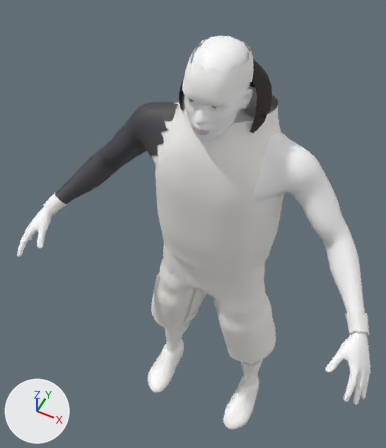
Before and after pictures for a commit that changed the glTF model ballast-site/sim/assets/player.glb.
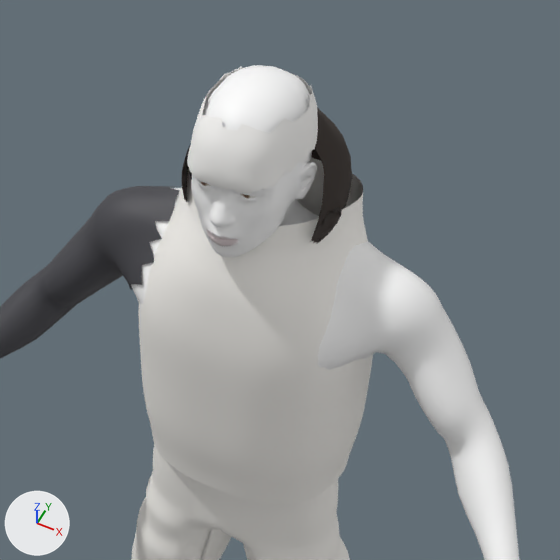
Each version appears first whole from a camera (50 mm lens) standing at (0.507, -1.227, 2.652) and looking at (-0.102, -0.008, 1.129), and next in a close-up on the part from 21% to 100% of the width and 0% to 68% of the height. The axes (+X, +Y, +Z) are drawn at lower left. The lights are the same throughout. The first two pictures are the older version. Both versions are drawn at full value of the shape key 'Asian' of 'HairFro'; the numbers are the values there. Vertices at exactly the same position are counted once.

Script lines for the objects in view, before the commit:
```python
me_hairfro = bpy.data.meshes.new('HairFro')
me_hairfro.from_pydata(...)  # 921 vertices, 1724 faces; spans x -0.131..0.136, y -0.107..0.134, z 1.642..1.861
me_hairfro.materials.append(mat_hairfro)  # dark grey #38302c
me_headband = bpy.data.meshes.new('Headband')
me_headband.from_pydata(...)  # 432 vertices, 692 faces; spans x -0.087..0.087, y -0.172..0.061, z 1.815..1.906
me_headband.materials.append(mat_headband)  # white #fcfaf8
me_shorts = bpy.data.meshes.new('Shorts')
me_shorts.from_pydata(...)  # 4665 vertices, 9176 faces; spans x -0.302..0.302, y -0.165..0.116, z 0.514..1.254
me_shorts.materials.append(mat_shorts)  # white #f9f7f2
ob_hairfro = bpy.data.objects.new('HairFro', me_hairfro)
ob_hairfro.location = (0.0, 0.0, 0.0)
ob_headband = bpy.data.objects.new('Headband', me_headband)
ob_headband.location = (0.0, 0.0, 0.0)
ob_shorts = bpy.data.objects.new('Shorts', me_shorts)
ob_shorts.location = (0.0, 0.0, 0.0)
# also in view: 'Body' at (0.0, -0.161, 0.964); 'Jersey' at (0.0, -0.032, 1.415); 'Sleeve' at (-0.369, -0.085, 1.427)
```
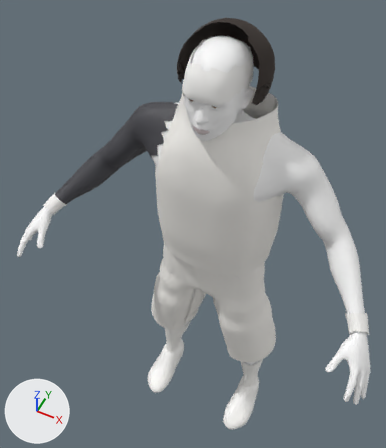
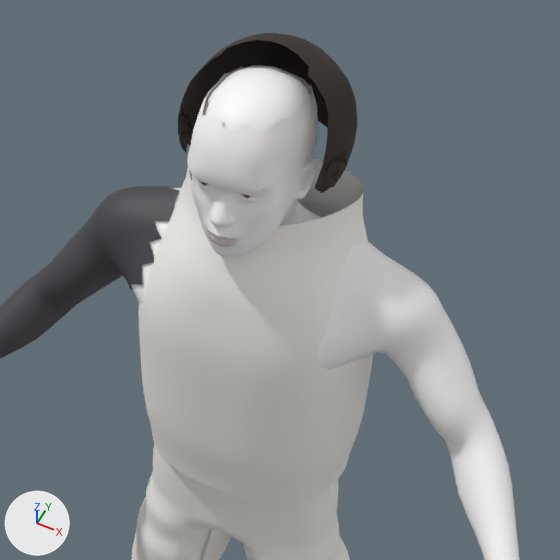
The change, as JSON lines over the scene's bpy script:
```json
{"block": "me_hairfro", "where": "# used by ob_hairfro; location = (0.0, 0.0, 0.0)"}
{"op": "remove", "block": "me_hairfro", "code": "me_hairfro.from_pydata(...)  # 921 vertices, 1724 faces; spans x -0.131..0.136, y -0.107..0.134, z 1.642..1.861"}
{"op": "add", "block": "me_hairfro", "code": "me_hairfro.from_pydata(...)  # 921 vertices, 1724 faces; spans x -0.131..0.136, y -0.117..0.126, z 1.744..1.962"}
{"block": "me_hairfro", "change": "me_hairfro part 1: 909 of 921 vertices moved; they spanned x -0.131..0.136, y -0.079..0.134, z 1.663..1.861 and now span x -0.131..0.136, y -0.086..0.126, z 1.764..1.962; mean shift (0.0, -0.007, 0.101); largest move (-0.046, 0.114, 1.681) -> (-0.046, 0.107, 1.782)"}
{"block": "me_hairfro", "change": "other edits to the shape of me_hairfro do not show in these pictures"}
```

Pixel boxes (x1, y1, x2, y2) of what changed, in the close-ups (560 x 560 px):
```json
{"object": "HairFro", "change": "reshaped", "before": [182, 108, 352, 243], "after": [178, 33, 358, 194]}
```
